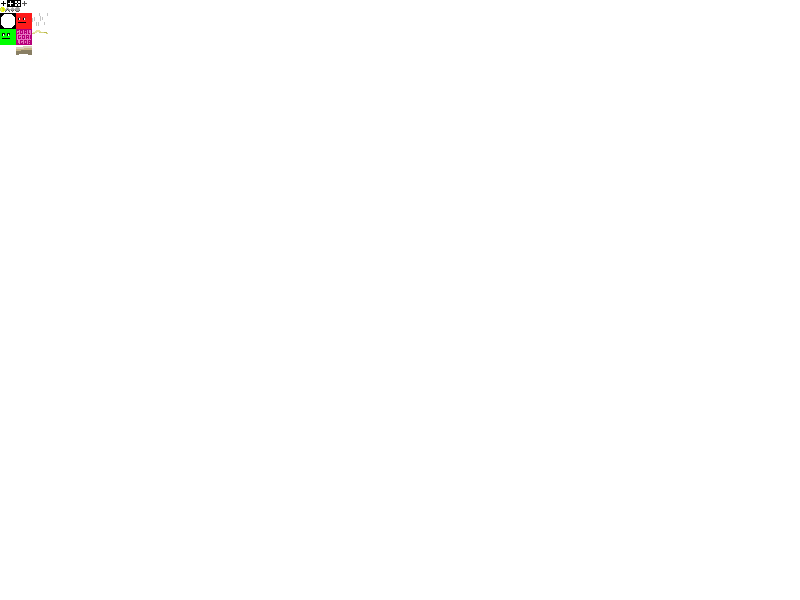
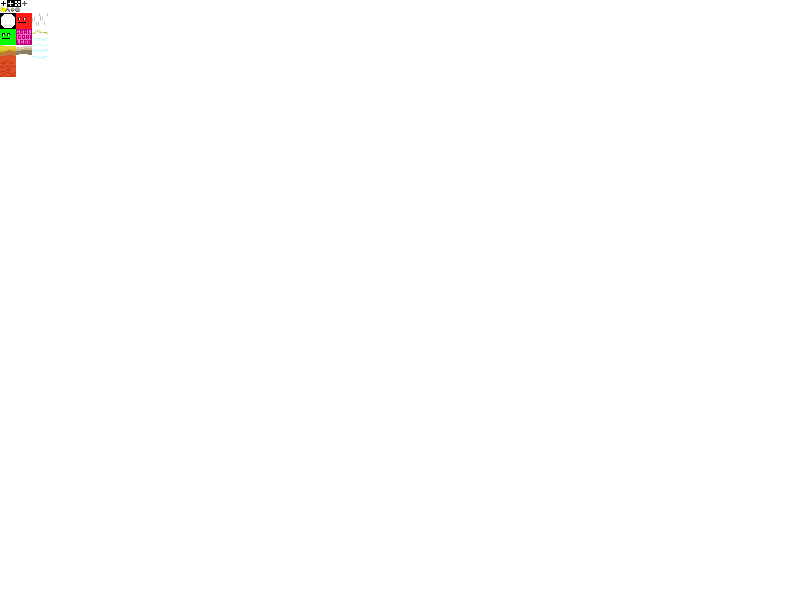
Layered file, before and after one edit (w=800, h=600). Changes by layer:
added layer "Lava Bot" above "Lava" over bbox(0, 61, 16, 77)
added layer "Lava" above "UpgradeDamage" over bbox(0, 45, 16, 61)
painted on "CloudMid" over bbox(32, 45, 48, 59)
painted on "CloudTop" over bbox(32, 38, 48, 45)
